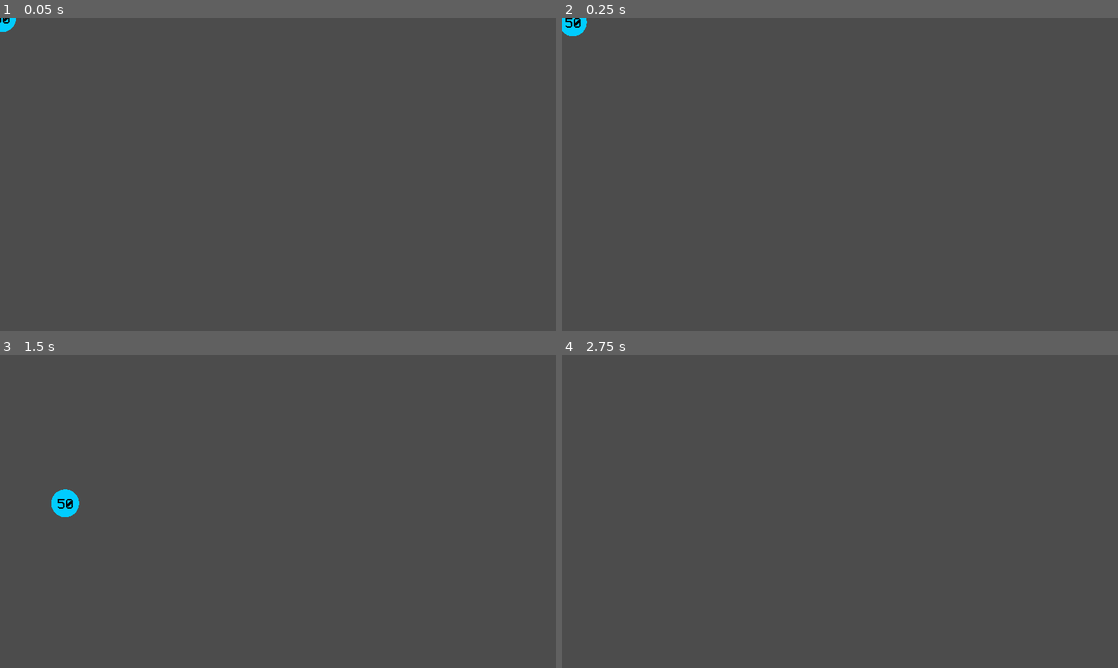
Above: before the commit, frames 1-4 (two rows, left to right).
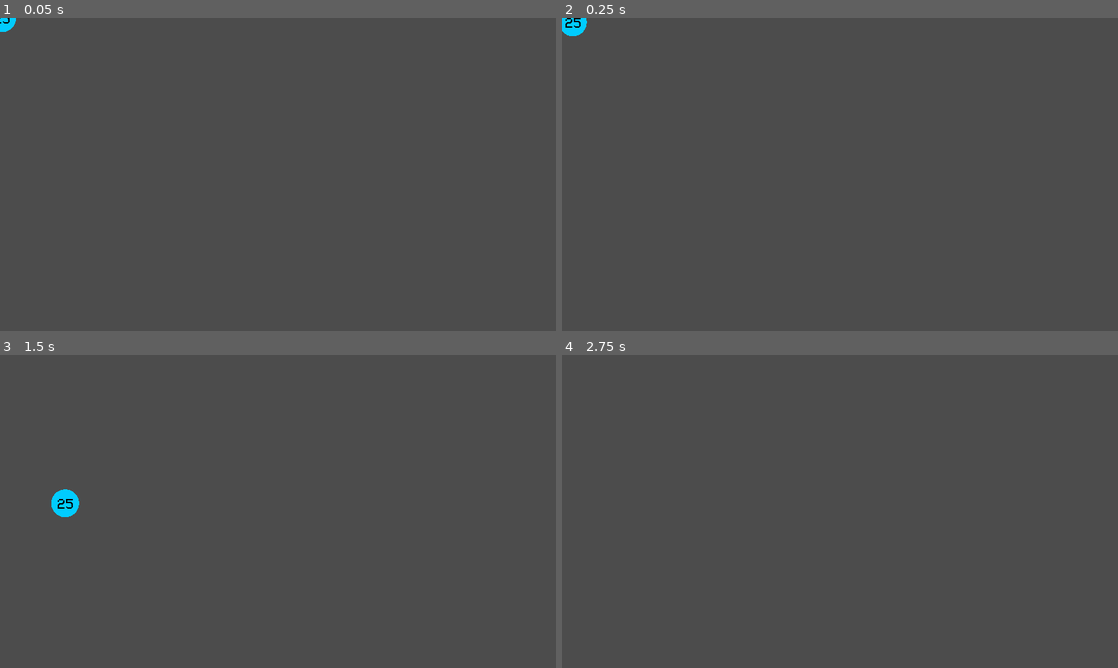
Above: after the commit, the same moments.

Repository: djalexkidd/ping-blast
Game: Godot game, scene res://scenes/Ball_small.tscn
Two runs of this game, one before a commit and one after it. Both use one fixed random seed, a clock stepped at 60 frames per second and the inputs below. This scene is started directly instead of the project's main scene. Sound files missing from this copy of the repository are replaced by a short silence.
Inputs (mouse positions are in pixels of both pictures, inside the frame that each line leads up to):
- Up to frame 1 (0.05 s): no input
- Up to frame 2 (0.25 s): no input
- Up to frame 3 (1.5 s): move the mouse to (250, 574) at 0.52 s; press the mouse at (250, 574) at 0.53 s; move the mouse to (444, 558) at 1.27 s; release the mouse at (444, 558) at 1.28 s; click (444, 558) at 1.35 s
- Up to frame 4 (2.75 s): move the mouse to (673, 464) at 2.02 s; press the mouse at (673, 464) at 2.03 s

The runs differ from the first frame. In frame 1, less than 0.1% of the frame differs, in the area x 0-2%, y 0-2%; in frame 2, less than 0.1%, in the area x 0-4%, y 0-4%; in frame 3, less than 0.1%; in frame 4, nothing differs.

Commit message:
C'est plus équilibré

Diff:
--- a/scripts/Ball.gd
+++ b/scripts/Ball.gd
@@ -15,11 +15,13 @@
 
 func _ready():
 	randomize() #Initialise le générateur de nombre aléatoire
+	if is_in_group("ball"):
+		connect("spawn_small", get_node(".."), "_on_Ball_spawn_small")
+	else:
+		strengh = strengh / 2 #Divise le compteur des petites boules par deux
 	modulate = colors[randi() % colors.size()] #Change la couleur aléatoirement
 	$Strengh.text = String(strengh) #Actualise le compteur
 	connect("add_score", get_node("../CanvasLayer/HUD"), "_on_Ball_add_score")
-	if is_in_group("ball"):
-		connect("spawn_small", get_node(".."), "_on_Ball_spawn_small")
 
 #Pour faire rebondir
 func _physics_process(delta):
